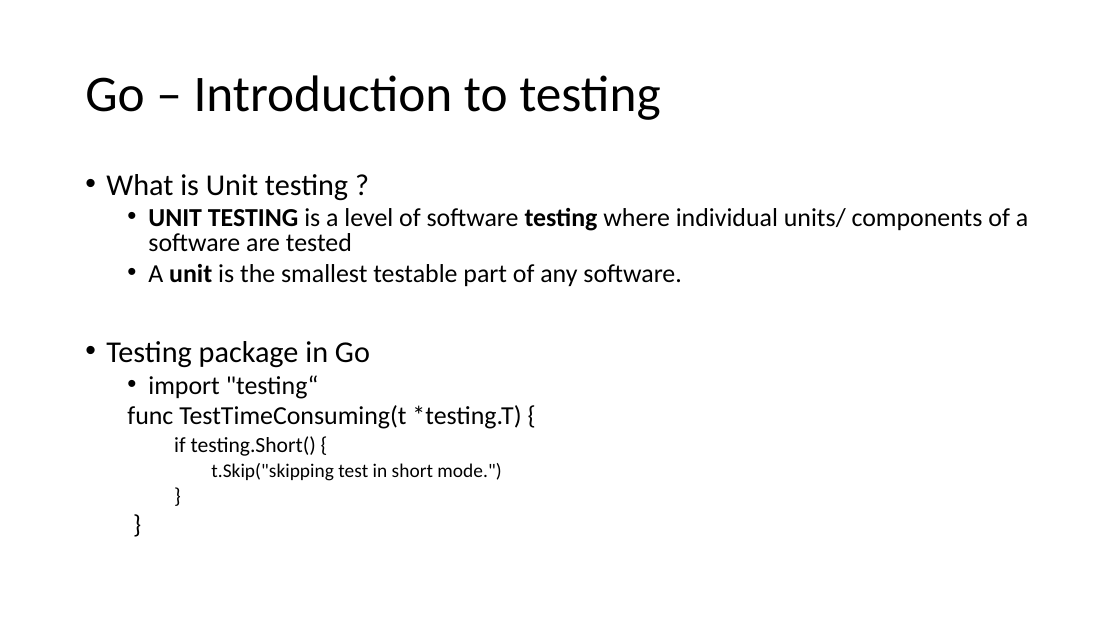
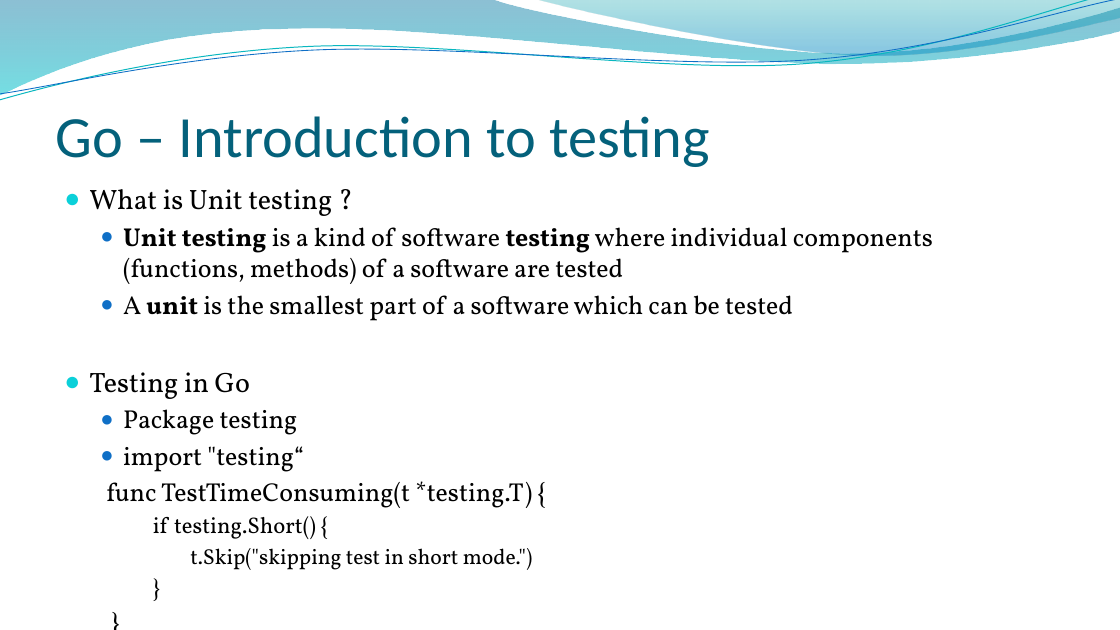
Before and after one commit to aleksamirkovic/blockchainExamples, a slide deck: slide 28 of HyperLedgerFabric.pptx (slide 30 before the commit). Drawn at 1120x630 pixels with LibreOffice and Linux fonts; fonts in the diff are those of the drawing; background and template pictures are left out. Boxes give left, top, right and bottom in pixels: in the first picture for what was removed or moved away, otherwise in the second. Text is boxed around its words. In the diff, an @@ line names an element or a change of style, - is before the commit and + after.

```diff
--- a/HyperLedgerFabric.pptx
+++ b/HyperLedgerFabric.pptx
@@ freeform shape added at (x1=0, y1=0, x2=1120, y2=95), fill gradient #0074A1 to #00C6CF @@
@@ freeform shape added at (x1=0, y1=0, x2=1120, y2=105), outline #0AB8BF 0.85 pt @@
@@ freeform shape added at (x1=0, y1=0, x2=1120, y2=100), outline #0F6FC6 0.75 pt @@
@@ freeform shape added at (x1=537, y1=0, x2=1120, y2=58), fill gradient #00A1A9 to #008BBF @@
@@ title "Go – Introduction to testing" moved from (x1=85, y1=75, x2=660, y2=120) to (x1=56, y1=116, x2=710, y2=167) @@
@@ title "Go – Introduction to testing" at (x1=56, y1=116, x2=710, y2=167): size 44 to 50 pt, text colour #000000 to #04617B; line spacing 0.9 to 1; vertical alignment middle to bottom @@
@@ text "What is Unit testing ?" moved from (x1=106, y1=174, x2=1028, y2=481) to (x1=89, y1=189, x2=933, y2=570) @@
@@ text at (x1=89, y1=189, x2=533, y2=570): size 25.9 to 24.1 pt in "What is Unit testing ?"; font Calibri to Vollkorn in "What is Unit testing ?", "import "testing“", "func TestTimeConsuming(t *testing.T) {", "if testing.Short() {" and 3 more places; size 18.5 to 19.4 pt in "if testing.Short() {", "}"; size 16.6 to 18.5 pt in "t.Skip("skipping test in short mode.")"; bullet • to ●; line spacing 0.8 to 1; less space between paragraphs @@
@@ text at (x1=89, y1=227, x2=933, y2=435): text changed; font Calibri to Vollkorn @@
-  • UNIT TESTING is a level of software testing where individual units/ components of a software are tested
-  • A unit is the smallest testable part of any software.
-• Testing package in Go
+  ● Unit testing is a kind of software testing where individual components (functions, methods) of a software are tested
+  ● A unit is the smallest part of a software which can be tested
+● Testing in Go
+  ● Package testing
```
Also in this commit, not shown: 29 other slides changed, 1 slide added, 5 slides removed.
